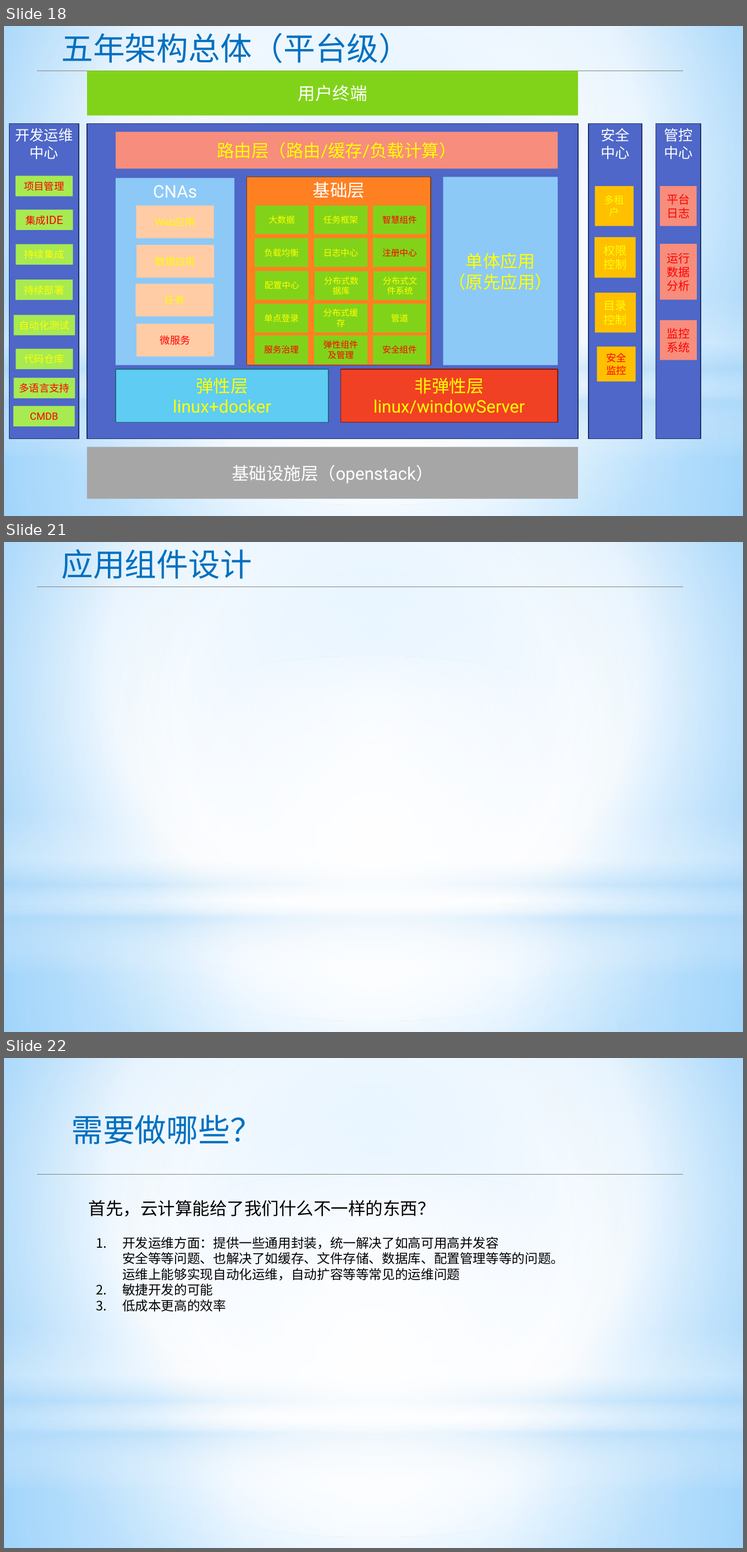
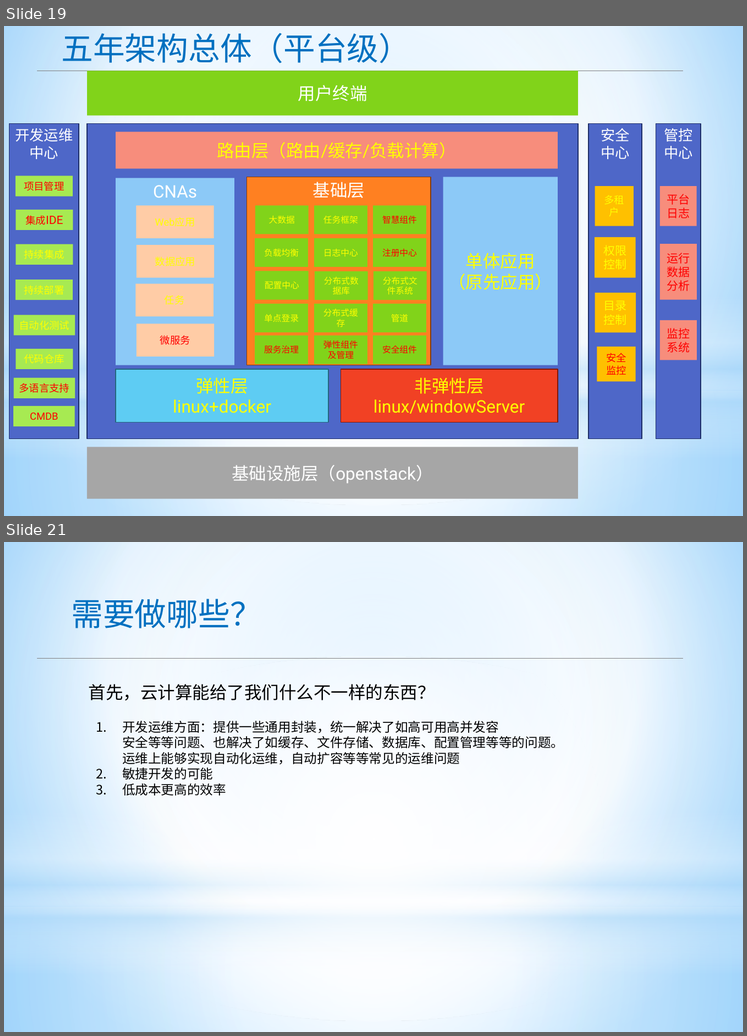
Before and after one commit to apporoad/DesignAndScheme2017, a slide deck: c云服务架构/Paas架构设计.pptx. Shown one above the other, each under a label of ours: slides 18, 21 and 22 before the commit, slides 19 and 21 after it; the slides between them are not shown. The pictures are 747x1552 and 747x1036 pixels, drawn with LibreOffice and Linux fonts; fonts in the diff are those of the drawing. Boxes give left, top, right and bottom in pixels: in the first picture for what was removed or moved away, otherwise in the second. Text is boxed around its words. In the diff, an @@ line names an element or a change of style, - is before the commit and + after.

```diff
--- a/c云服务架构/Paas架构设计.pptx
+++ b/c云服务架构/Paas架构设计.pptx
@@ slide 21 removed at [4, 542, 743, 1032], background gradient #9ED5FF to #FFFFFF to #5BB9FF; not listed: 4 template elements that a slide beside it also shows @@
@@ text removed at [61, 549, 252, 579] @@
-应用组件设计
@@ line removed from (37, 587) to (683, 587) @@
@@ what was slide 18 is now slide 19 @@
@@ what was slide 22 is now slide 21 @@
```
Also in this commit, not shown: 3 slides changed, 2 other slides removed.
